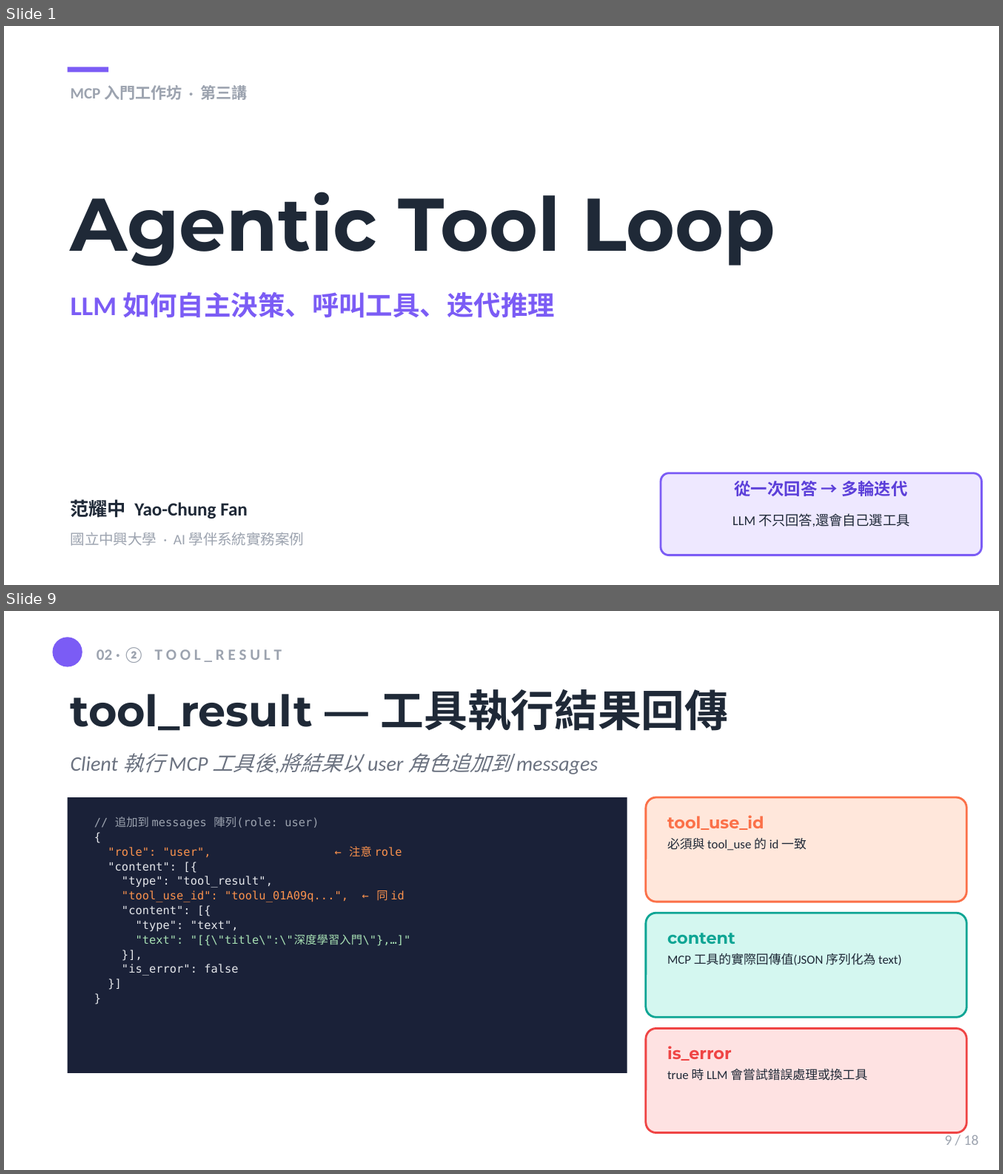
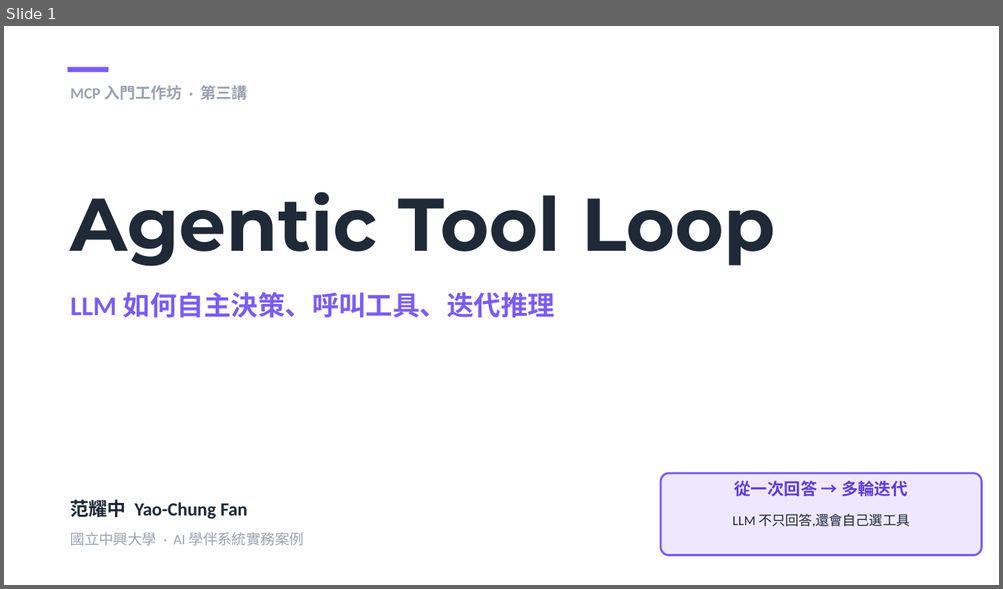
Before and after one commit to mjib007/nchu-mcp-workshop-2026, a slide deck: 03-agentic-tool-loop.pptx. Shown one above the other, each under a label of ours: slides 1 and 9 before the commit, slide 1 after it; the slides between them are not shown. The pictures are 1003x1174 and 1003x589 pixels, drawn with LibreOffice and Linux fonts; fonts in the diff are those of the drawing. Boxes give left, top, right and bottom in pixels: in the first picture for what was removed or moved away, otherwise in the second. Text is boxed around its words. In the diff, an @@ line names an element or a change of style, - is before the commit and + after.

```diff
--- a/03-agentic-tool-loop.pptx
+++ b/03-agentic-tool-loop.pptx
@@ slide 9 removed at (4,611,999,1170), background #FFFFFF @@
@@ rectangle removed at (4,611,999,1170) @@
@@ ellipse removed at (53,637,82,667) @@
@@ text removed at (96,647,282,663) @@
-02 · ② T O O L _ R E S U L T
@@ text removed at (71,689,728,731) @@
-tool_result — 工具執行結果回傳
@@ text removed at (71,753,597,775) @@
-Client 執行 MCP 工具後,將結果以 user 角色追加到 messages
@@ rectangle removed at (68,798,626,1073) @@
@@ rounded rectangle removed at (646,798,966,903) @@
@@ text removed at (108,817,411,976) @@
-// 追加到 messages 陣列(role: user)
-{
-"role": "user", ← 注意 role
-"content": [{
-"type": "tool_result",
-"tool_use_id": "toolu_01A09q...", ← 同 id
-"content": [{
-"type": "text",
-"text": "[{\"title\":\"深度學習入門\"},…]"
-}],
-"is_error": false
-}]
-}
@@ text removed at (667,815,764,830) @@
-tool_use_id
@@ text removed at (667,838,806,851) @@
-必須與 tool_use 的 id 一致
@@ rounded rectangle removed at (646,914,966,1018) @@
@@ text removed at (667,933,735,944) @@
-content
@@ text removed at (667,954,902,965) @@
-MCP 工具的實際回傳值(JSON 序列化為 text)
@@ rounded rectangle removed at (646,1028,966,1133) @@
@@ text removed at (667,1046,731,1061) @@
-is_error
@@ text removed at (667,1069,867,1081) @@
-true 時 LLM 會嘗試錯誤處理或換工具
@@ text removed at (945,1133,979,1145) @@
-9 / 18
```
Also in this commit, not shown: 5 slides changed, 2 slides added, 11 other slides removed, 1 other file.
